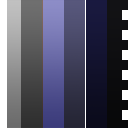
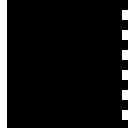
Two versions of the same layered image (128x128). Layer-by-layer changes:
added layer "emission" above "Layer 1" over [7, 0, 128, 128]
